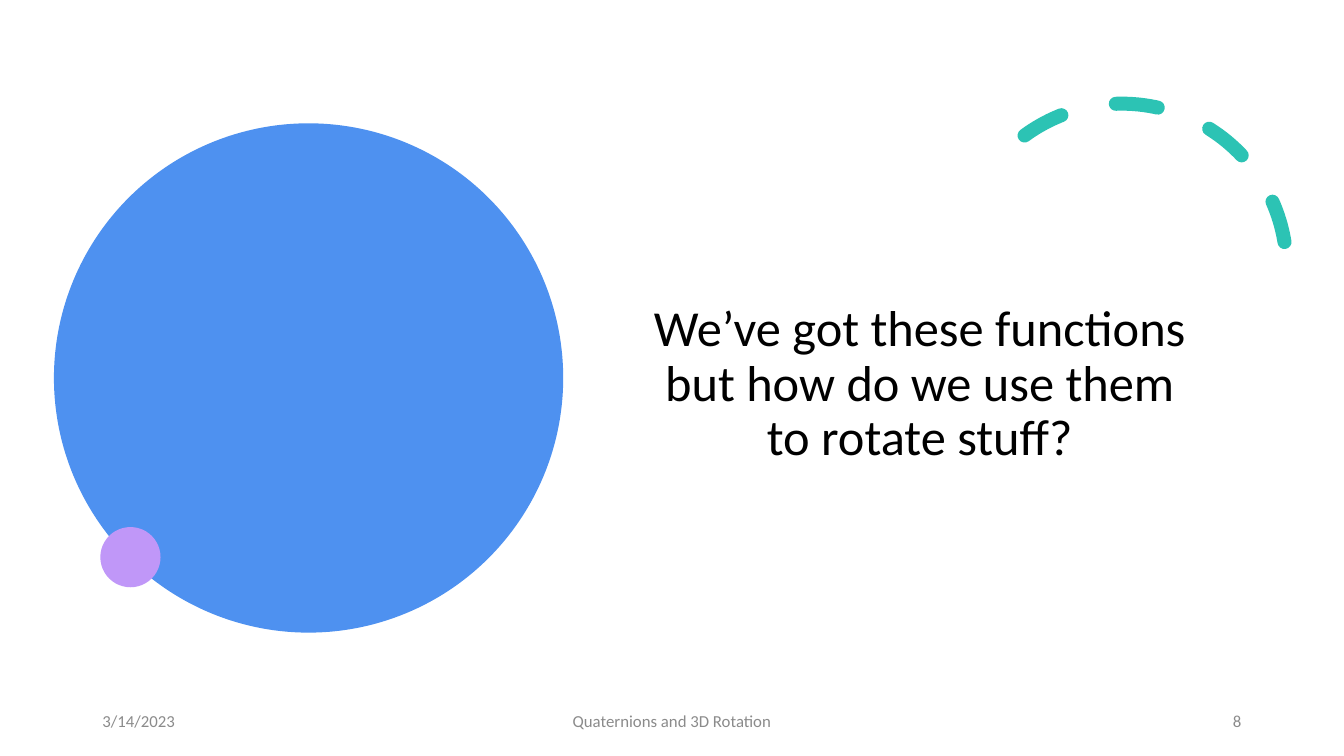
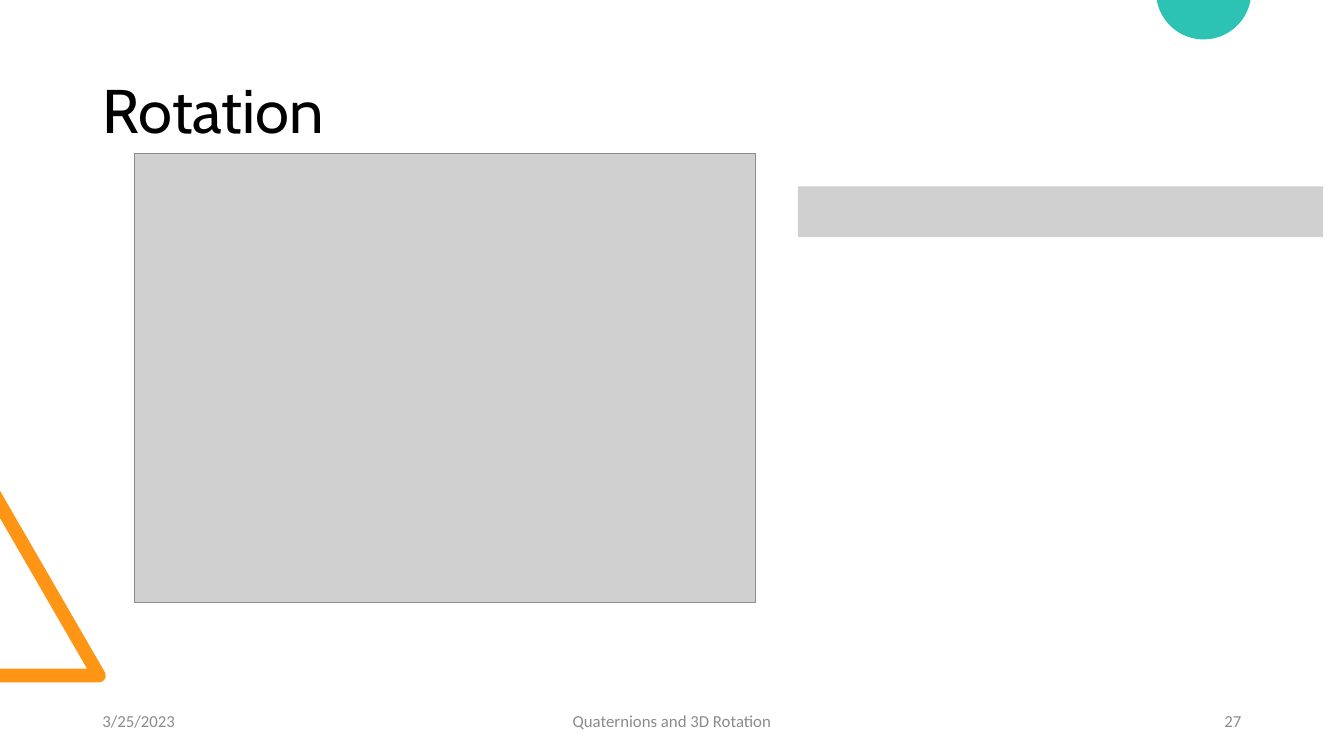
Before and after one commit to LukasGoodman23/QuaternionsVSEulerRotations, a slide deck: slide 27 of Quaternions and Three-Dimensional Rotations.pptx (slide 8 before the commit). Drawn at 1344x756 pixels with LibreOffice and Linux fonts; fonts in the diff are those of the drawing; grey boxes stand for pictures. Boxes give left, top, right and bottom in pixels: in the first picture for what was removed or moved away, otherwise in the second. Text is boxed around its words. In the diff, an @@ line names an element or a change of style, - is before the commit and + after.

```diff
--- a/Quaternions and Three-Dimensional Rotations.pptx
+++ b/Quaternions and Three-Dimensional Rotations.pptx
@@ freeform shape added at (1157,0,1251,39), fill #2CC3B4 @@
@@ arc (boxed as its full ellipse) removed at (898,44,1344,494) @@
@@ title added at (103,90,324,134), 44 pt, text #000000 @@
+Rotation
@@ ellipse removed at (53,123,563,632) @@
@@ picture added at (135,154,756,603) @@
@@ picture added at (798,187,1323,237) @@
@@ text removed at (654,310,1185,456) @@
-We’ve got these functions but how do we use them to rotate stuff?
@@ freeform shape added at (0,491,105,682), fill #FF9514 @@
@@ ellipse removed at (101,527,161,588) @@
@@ text at (102,715,174,728): text changed @@
-3/14/2023
+3/25/2023
@@ page number at (1224,716,1241,727): text changed @@
-8
+27
```
Also in this commit, not shown: 22 other slides changed, 6 slides added, 7 slides removed, 8 other files.
